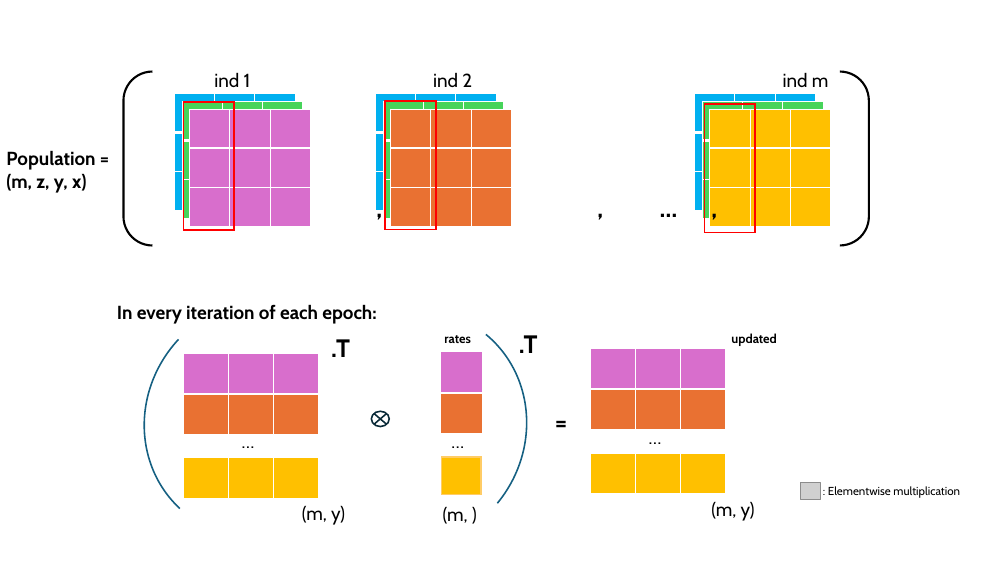
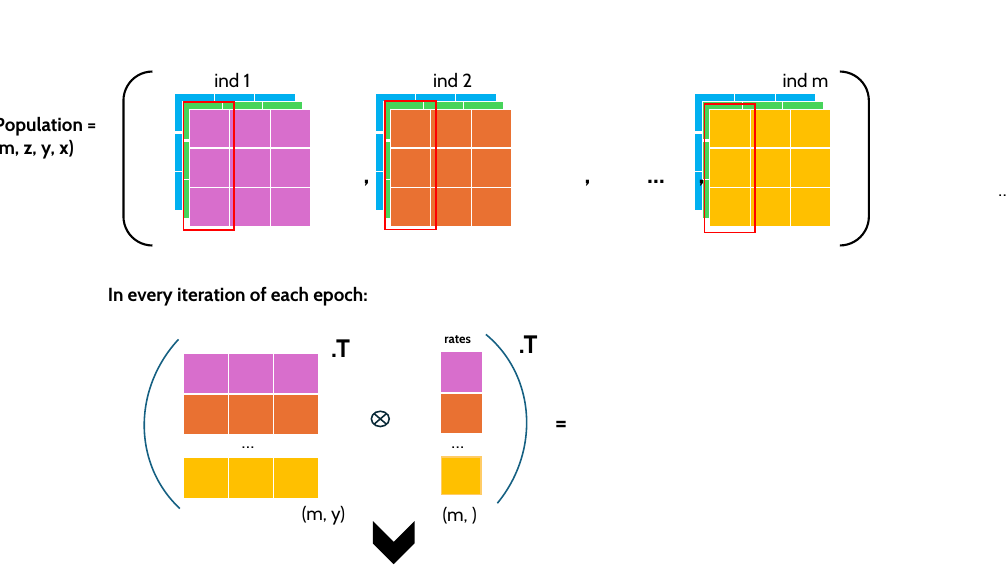
Before and after one commit to LoqmanSamani/grn-designer, a slide deck: slide 19 of pres/sim_system.pptx. Drawn at 1008x567 pixels with LibreOffice and Linux fonts; fonts in the diff are those of the drawing; grey boxes stand for pictures. Boxes give left, top, right and bottom in pixels: in the first picture for what was removed or moved away, otherwise in the second. Text is boxed around its words. In the diff, an @@ line names an element or a change of style, - is before the commit and + after.

```diff
--- a/pres/sim_system.pptx
+++ b/pres/sim_system.pptx
@@ text "Population =" rewrapped from (6, 150, 95, 193) to (0, 116, 83, 159) @@
@@ text "…" rewrapped from (641, 422, 709, 452) to (991, 174, 1008, 204) @@
@@ text "In every iteration of each ...": place and size @@
-text "In every iteration of each ..." at (117, 304, 376, 324)
+text "In every iteration of each ..." at (108, 286, 367, 306)
@@ table removed at (591, 349, 727, 389), 1 rows, 3 columns @@
- |  | 
@@ text removed at (731, 333, 776, 346) @@
-updated
@@ table removed at (591, 390, 727, 431), 1 rows, 3 columns @@
- |  | 
@@ table removed at (591, 454, 727, 495), 1 rows, 3 columns @@
- |  | 
@@ text removed at (711, 501, 755, 521) @@
-(m, y)
@@ picture removed at (801, 482, 820, 499) @@
@@ text removed at (828, 486, 960, 498) @@
-: Elementwise multiplication
@@ chevron added at (374, 523, 414, 563), fill #000000, outline #000000 1.5 pt @@
```
Also in this commit, not shown: 9 slides added.
